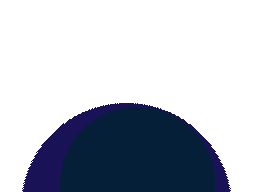
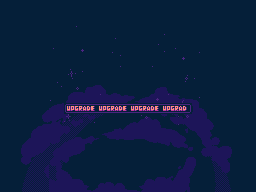
Layered file, before and after one edit (256×192). Changes by layer:
showed "Paint Layer 2" (2nd of 3) over [2, 20, 256, 192]
showed "stars" over [0, 0, 256, 178]
showed "clouds" over [0, 0, 256, 192]
showed "Paint Layer 1" over [0, 0, 256, 192]
